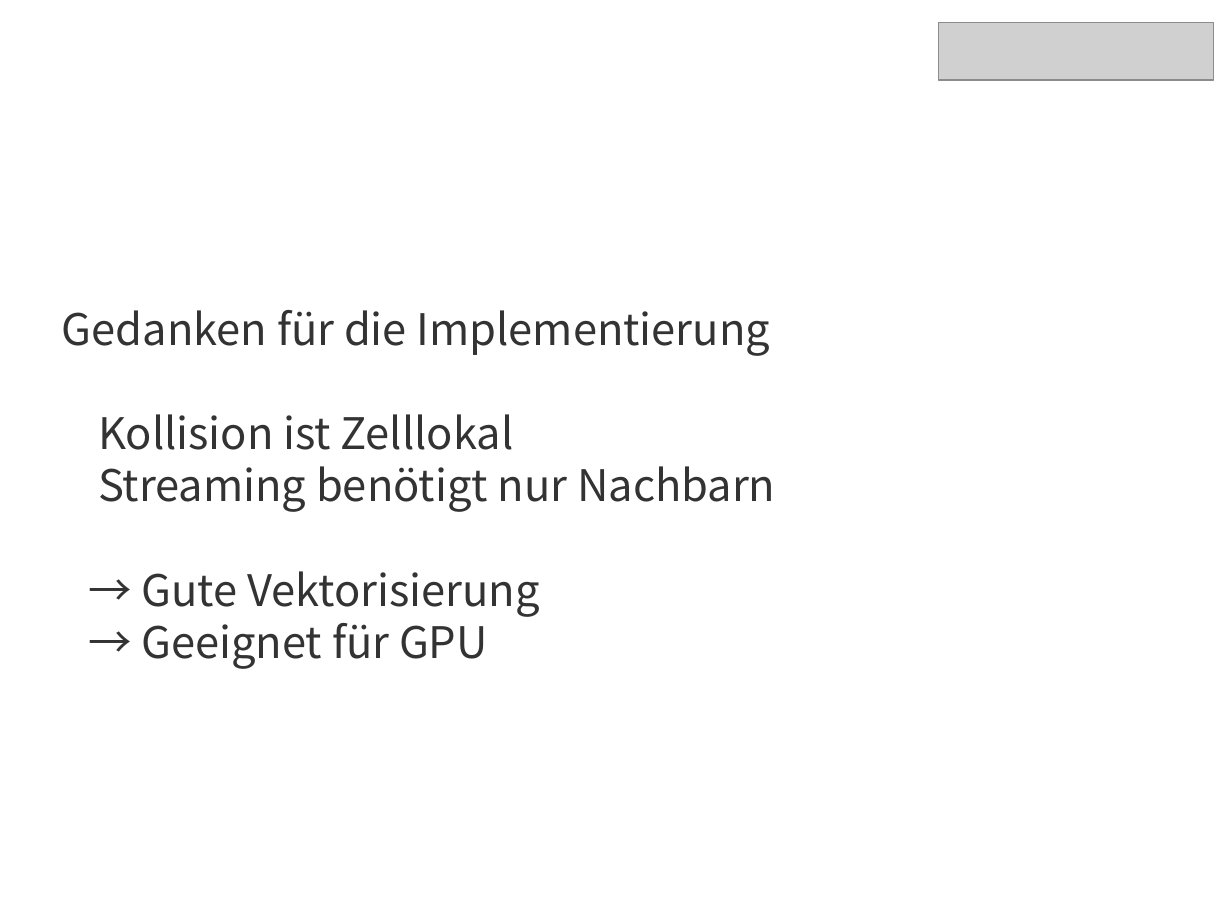
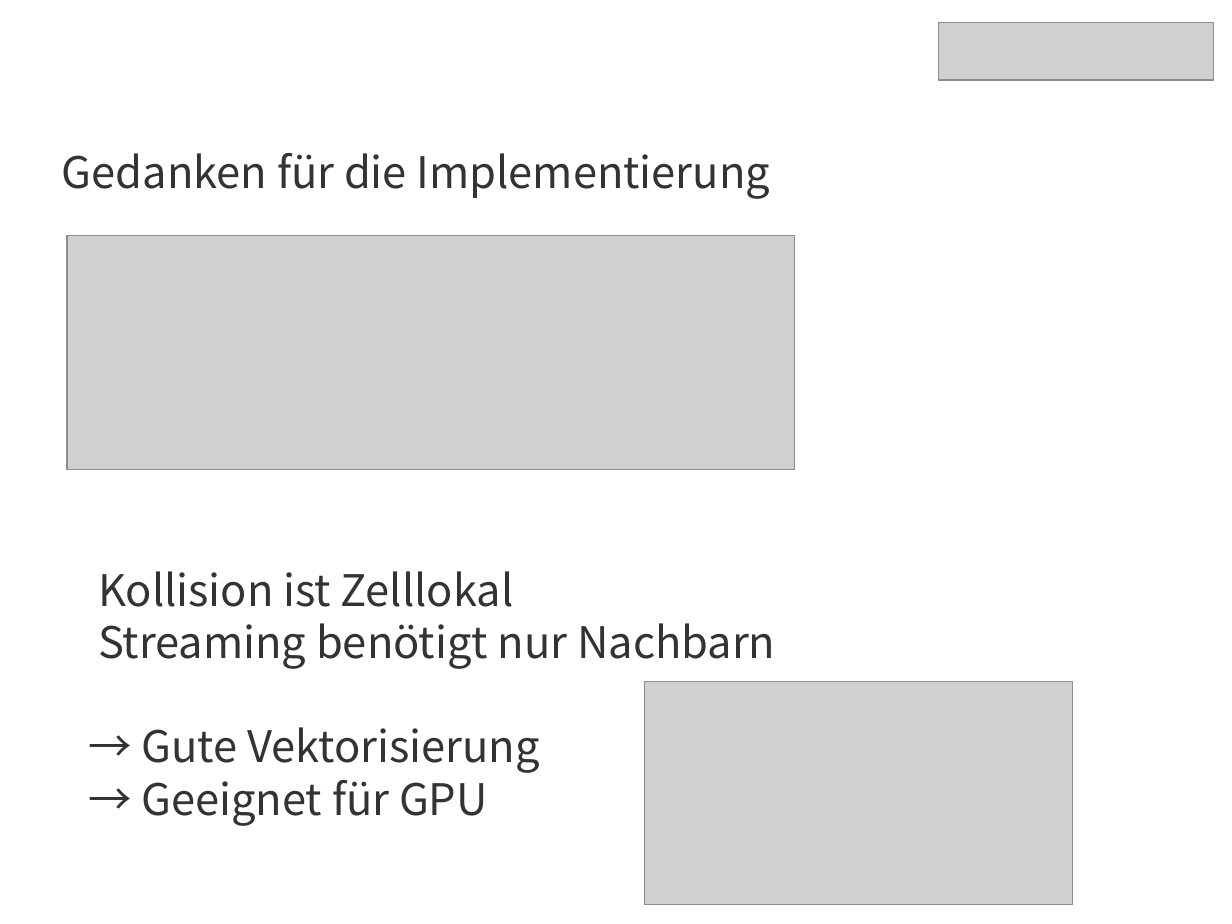
Before and after one commit to totzstangolo/numsim-5, a slide deck: slide 8 of presentation.odp. Drawn at 1232x924 pixels with LibreOffice and Linux fonts; fonts in the diff are those of the drawing; grey boxes stand for pictures; background and template pictures are left out. Boxes give left, top, right and bottom in pixels: in the first picture for what was removed or moved away, otherwise in the second. Text is boxed around its words. In the diff, an @@ line names an element or a change of style, - is before the commit and + after.

```diff
--- a/presentation.odp
+++ b/presentation.odp
@@ text "Gedanken für die Implementierung" rewrapped from <box>62,310,775,669</box> to <box>62,153,775,826</box> @@
@@ picture added at <box>67,236,795,470</box> @@
@@ picture added at <box>644,682,1073,904</box> @@
```
Also in this commit, not shown: 5 other slides changed, 3 slides added, 2 slides removed, 20 other files.
